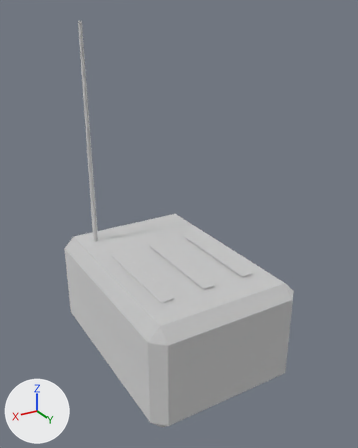
One commit to the glTF model ambush_loop/art/v2/models/decoy_lod0.glb: the scene before it, then after it.
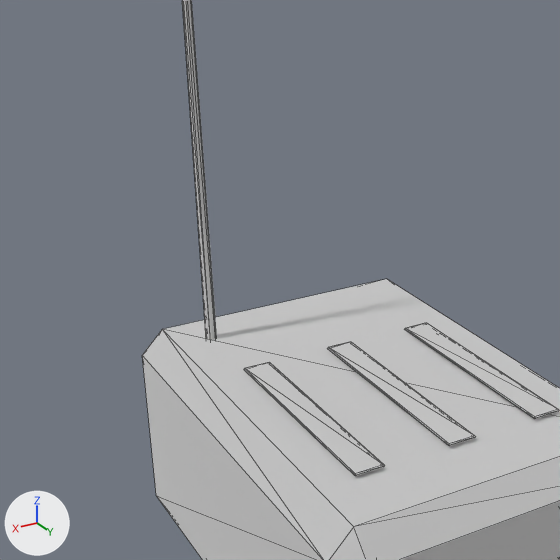
Each version appears first whole from a 50 mm camera at (0.231, 0.405, 0.349) aimed at (-0.005, 0.012, 0.152), and next in a close-up on the part from 0% to 71% of the width and 19% to 76% of the height. Lighting does not change. The marker at lower left points along +X, +Y and +Z. The last two pictures show the newer version. The close-ups show mesh edges as thin lines. Vertices at exactly the same position are counted once.

The older version as bpy lines, for what is in view:
```python
me_cube_360 = bpy.data.meshes.new('Cube.360')
me_cube_360.from_pydata(...)  # 84 vertices, 148 faces; spans x -0.08..0.08, y -0.115..0.115, z 0.0..0.34
me_cube_360.materials.append(mat_v2_actor_atlas)  # white #e7e7e7
ob_decoy_body = bpy.data.objects.new('decoy_body', me_cube_360)
ob_decoy_body.location = (0.0, 0.0, 0.0)
```
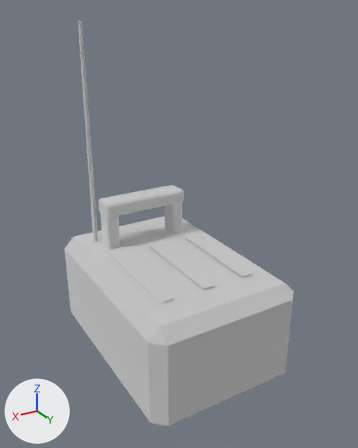
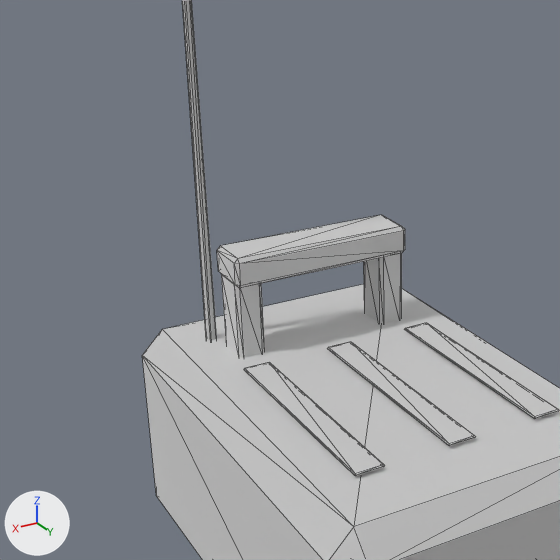
The change, as a diff of the scene's bpy script:
```diff
--- a/ambush_loop/art/v2/models/decoy_lod0.glb.py
+++ b/ambush_loop/art/v2/models/decoy_lod0.glb.py
@@ me_cube_360 @@
 # used by ob_decoy_body; location = (0.0, 0.0, 0.0)
-me_cube_360.from_pydata(...)  # 84 vertices, 148 faces; spans x -0.08..0.08, y -0.115..0.115, z 0.0..0.34
+me_cube_360.from_pydata(...)  # 156 vertices, 280 faces; spans x -0.08..0.08, y -0.115..0.115, z 0.0..0.34
+# me_cube_360 part 1: a new loose piece of 24 vertices spanning x -0.047..0.047, y -0.072..-0.047, z 0.147..0.162, in mat_v2_actor_atlas (white #e7e7e7)
+# me_cube_360 part 2: a new loose piece of 24 vertices spanning x -0.047..-0.033, y -0.07..-0.05, z 0.105..0.15, in mat_v2_actor_atlas (white #e7e7e7)
+# me_cube_360 part 3: a new loose piece of 24 vertices spanning x 0.033..0.047, y -0.07..-0.05, z 0.105..0.15, in mat_v2_actor_atlas (white #e7e7e7)
+# other edits to the shape of me_cube_360 do not show in these pictures
 me_cube_360.materials.append(mat_v2_actor_atlas)
```

Pixel boxes (x1, y1, x2, y2) of what changed, in the close-ups (560 x 560 px):
part 1 of me_cube_360, added
    after: (217, 215, 405, 288)
part 2 of me_cube_360, added
    after: (363, 254, 402, 323)
part 3 of me_cube_360, added
    after: (221, 274, 265, 358)
